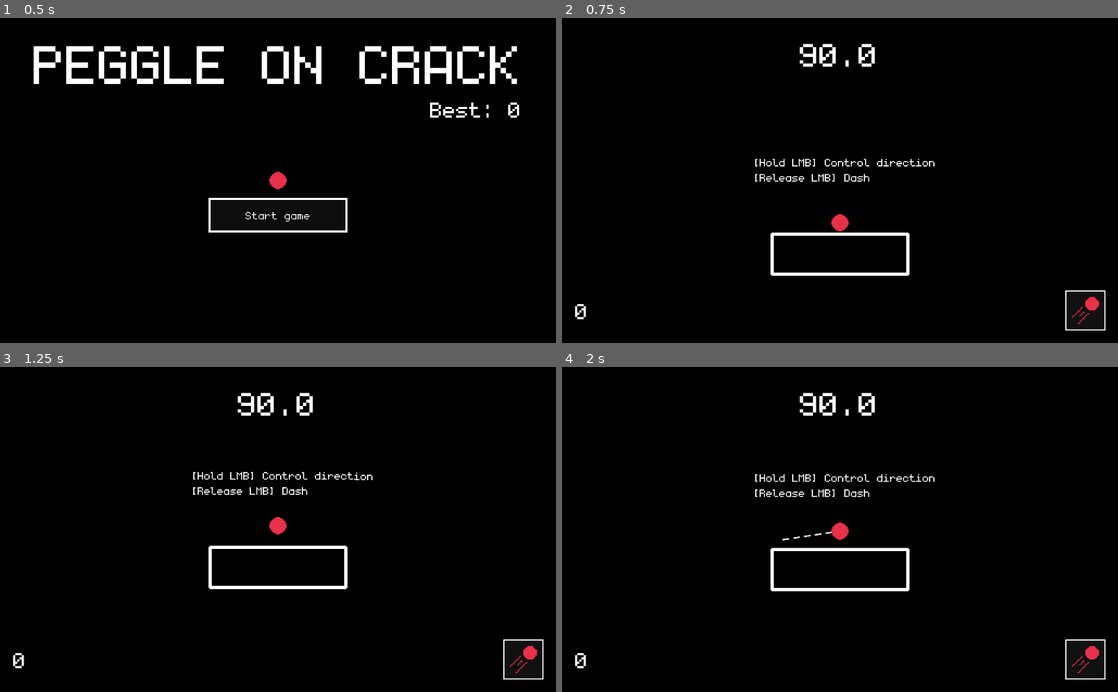
Above: before the commit, frames 1-4 (two rows, left to right).
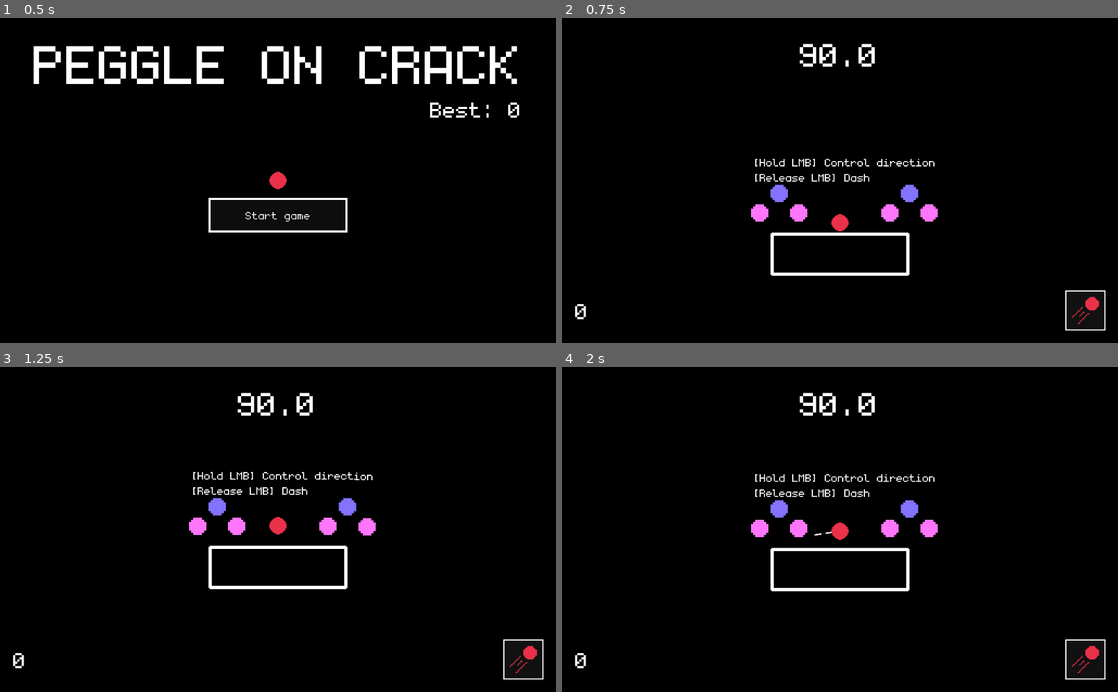
Above: after the commit, the same moments.

Repository: Unprofessional-Labs/Peggle-On-Crack
Game: Godot game, scene res://MainTitle.tscn
Two runs of this game, one before a commit and one after it. Both use one fixed random seed, a clock stepped at 60 frames per second and the inputs below.
Inputs (mouse positions are in pixels of both pictures, inside the frame that each line leads up to):
- Up to frame 1 (0.5 s): no input
- Up to frame 2 (0.75 s): click "Start game" at 0.5 s
- Up to frame 3 (1.25 s): no input
- Up to frame 4 (2 s): move the mouse to (962, 513) at 1.27 s; press the mouse at (962, 513) at 1.28 s

Frame 1 is identical in both runs. In frame 2, 0.9% of the frame differs, in the area x 34-68%, y 51-63%; in frame 3, 0.9%; in frame 4, 0.9%, in the area x 34-68%, y 41-54%.

Commit message:
implement multiball dash

Diff:
--- a/Scenes/Entities/PlayerBall.gd
+++ b/Scenes/Entities/PlayerBall.gd
@@ -36,6 +36,7 @@
 var time_to_adjust_dash_multiplier = 1
 
 func _ready() -> void:
+	Global.get_node("DashTimer").connect("timeout", self, "_on_DashTimer_timeout")
 	if is_instance:
 		bounce_scales = Global.first_node_in_group("player").bounce_scales
 
@@ -46,9 +47,6 @@
 var charging_dash: bool = false
 
 func start_dash():
-	if is_instance:
-		return
-
 	charging_dash = true
 	Global.time_scales["player"] = 0.05
 
@@ -72,9 +70,6 @@
 	return linear_velocity.length()
 
 func dash() -> void:
-	if is_instance:
-		return
-
 	$DashHoldTimer.stop()
 
 	charging_dash = false
@@ -86,7 +81,7 @@
 	linear_velocity = Vector2.ZERO
 	apply_central_impulse(global_position.direction_to(get_global_mouse_position()) * -DASH_FORCE)
 
-	$DashTimer.start()
+	Global.get_node("DashTimer").start()
 	Global.GAME_VAR.can_dash = false
 
 	$DashTrailTimer.start()
@@ -100,18 +95,15 @@
 		yield(get_tree().create_timer(0.05), "timeout")
 
 func dash_update_process() -> void:
-	if is_instance:
-		return
+	Global.GAME_VAR.dash_cooldown_remaining_decimal = Global.get_node("DashTimer").time_left / Global.get_node("DashTimer").wait_time
 
-	Global.GAME_VAR.dash_cooldown_remaining_decimal = $DashTimer.time_left / $DashTimer.wait_time
-
-	if Input.is_action_pressed("launch") && $DashTimer.is_stopped() && !charging_dash:
+	if Input.is_action_pressed("launch") && Global.get_node("DashTimer").is_stopped() && !charging_dash:
 		start_dash()
 
 	if Input.is_action_just_released("launch") && charging_dash:
 		dash()
 
-	if $DashTimer.is_stopped():
+	if Global.get_node("DashTimer").is_stopped():
 		$TrajectoryLine.rotation = -rotation + global_position.angle_to_point(get_global_mouse_position())
 
 func end(enable:bool) -> void:
@@ -166,7 +158,7 @@
 	productDashCooldown = 1
 	for j in dash_cooldown_scales:
 		productDashCooldown *= dash_cooldown_scales[j]
-	$DashTimer.wait_time = productDashCooldown
+	Global.get_node("DashTimer").wait_time = productDashCooldown
 
 	if Global.GAME_VAR.time_is_up:
 		end(true)
--- a/Scenes/Entities/PlayerBall.tscn
+++ b/Scenes/Entities/PlayerBall.tscn
@@ -59,24 +59,20 @@
 [node name="CollisionShape2D" type="CollisionShape2D" parent="Hitbox" index="0"]
 shape = SubResource( 1 )
 
-[node name="DashTimer" type="Timer" parent="." index="5"]
-wait_time = 3.0
-one_shot = true
-
-[node name="DashHoldTimer" type="Timer" parent="." index="6"]
+[node name="DashHoldTimer" type="Timer" parent="." index="5"]
 wait_time = 0.05
 one_shot = true
 __meta__ = {
 "_editor_description_": "timer is multiplied by time scale when holding dash (1*0.05)"
 }
 
-[node name="PowerupHandler" parent="." index="7" instance=ExtResource( 6 )]
+[node name="PowerupHandler" parent="." index="6" instance=ExtResource( 6 )]
 
-[node name="DashTrailTimer" type="Timer" parent="." index="8"]
+[node name="DashTrailTimer" type="Timer" parent="." index="7"]
 wait_time = 0.5
 one_shot = true
 
-[node name="ComboParticles" parent="." index="10" instance=ExtResource( 5 )]
+[node name="ComboParticles" parent="." index="9" instance=ExtResource( 5 )]
 amount = 32
 lifetime = 0.5
 local_coords = false
@@ -91,5 +87,4 @@
 color = Color( 0.913725, 0.192157, 0.286275, 1 )
 color_ramp = ExtResource( 7 )
 
-[connection signal="timeout" from="DashTimer" to="." method="_on_DashTimer_timeout"]
 [connection signal="timeout" from="DashHoldTimer" to="." method="_on_DashHoldTimer_timeout"]
--- a/Scenes/Generation/Structures.gd
+++ b/Scenes/Generation/Structures.gd
@@ -6,7 +6,7 @@
 	"LevelStructure4-4"
 ]
 
-var CURRENT_CHECKPOINT = 1
+var CURRENT_CHECKPOINT = 2
 onready var STRUCTURES_LEFT_IN_CHECKPOINT = CHECKPOINT_LENGTH[CURRENT_CHECKPOINT]
 var STRUCTURE_PRELOADS = {}
 
--- a/Scenes/Global.gd
+++ b/Scenes/Global.gd
@@ -144,7 +144,7 @@
 	modifier_max_level.fill(int( best_score / (score_per_modifier * number_of_modifiers) ))
 
 	for i in range(modifier_max_level.size()):
-		if best_score % (score_per_modifier * number_of_modifiers) >= (i+1)*score_per_modifier:
+		if int(best_score) % (score_per_modifier * number_of_modifiers) >= (i+1)*score_per_modifier:
 			modifier_max_level[i] += 1
 
 	update_modifier_values()
@@ -203,13 +203,12 @@
 		save_data()
 
 func _ready() -> void:
-	initialize_variables()
 	random.randomize()
 	connect("end_game", self, "end_game_func")
 
 	initialize()
-
 	load_data()
+	initialize_variables()
 
 func get_world_node(node_name):
 	return get_tree().get_root().get_node("World/" + node_name)
--- a/Scenes/Global.tscn
+++ b/Scenes/Global.tscn
@@ -23,6 +23,10 @@
 
 [node name="Tween" type="Tween" parent="."]
 
+[node name="DashTimer" type="Timer" parent="."]
+wait_time = 3.0
+one_shot = true
+
 [connection signal="timeout" from="ComboTimer" to="." method="_on_ComboTimer_timeout"]
 [connection signal="timeout" from="BleedingTimer" to="." method="_on_BleedingTimer_timeout"]
 [connection signal="timeout" from="StructuresInvisibleTimer" to="." method="_on_StructuresInvisibleTimer_timeout"]
--- a/World.tscn
+++ b/World.tscn
@@ -6,6 +6,7 @@
 [ext_resource path="res://Scenes/Display/Text.tscn" type="PackedScene" id=4]
 [ext_resource path="res://Scenes/Environment/PauseTimerArea.tscn" type="PackedScene" id=5]
 [ext_resource path="res://Scenes/Generation/Structures.tscn" type="PackedScene" id=6]
+[ext_resource path="res://Scenes/Entities/Pegs/PowerupPegs/PowerupPegMultiball.tscn" type="PackedScene" id=7]
 
 [sub_resource type="RectangleShape2D" id=1]
 resource_local_to_scene = true
@@ -74,6 +75,12 @@
 position = Vector2( 0, 4 )
 shape = SubResource( 5 )
 
+[node name="PowerupPegMultiball" parent="." instance=ExtResource( 7 )]
+position = Vector2( 64, 184 )
+
+[node name="PowerupPegMultiball2" parent="." instance=ExtResource( 7 )]
+position = Vector2( -56, 184 )
+
 [connection signal="body_entered" from="PlayerBall" to="ScreenEffects/Camera" method="_on_PlayerBall_body_entered"]
 
 [editable path="ScreenEffects"]
Not shown: 1 places in World.tscn that only renumber resources
